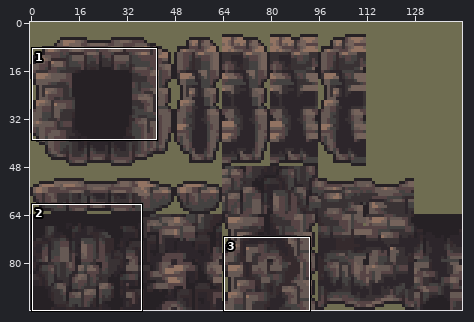
Sprite sheet, stored at images/tiles/rocks-foreground.png. Above: a wide view before the commit, with the close-up outlined.
Close-up. Old version:
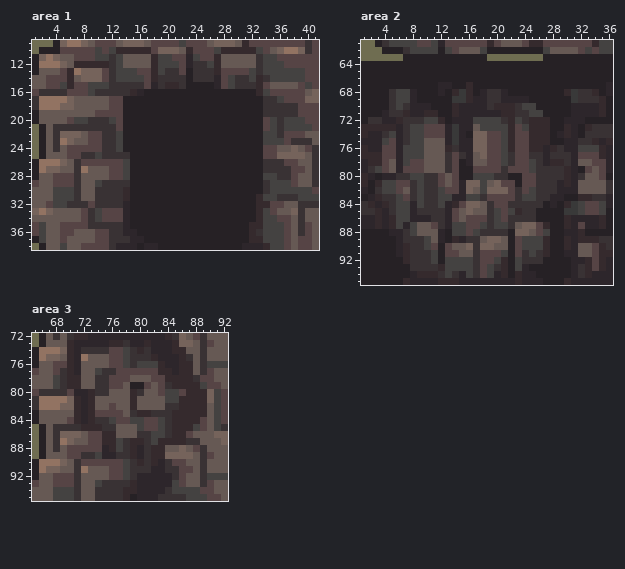
The file is 144x96 pixels. Colours within 5 levels of each other are drawn and written as one. Shown: area 1: x 1..41, y 9..38; area 2: x 1..36, y 61..95; area 3: x 65..92, y 72..95.
After the commit:
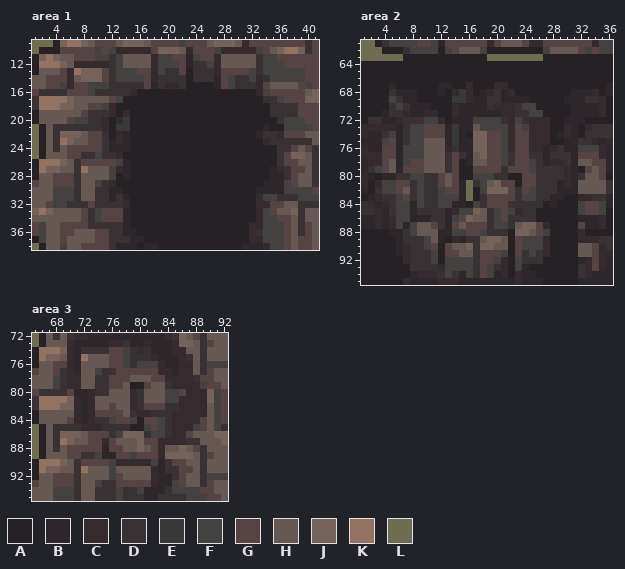
Palette (. is transparent): A #262125  B #2d262b  C #352a2d  D #393234  E #393939  F #444241  G #564445  H #665954  J #75635b  K #927362  L #6f6d51
Diff:
Changed rows in their new state; - is an unchanged pixel.
Area 1:
first column x 8:
16 --------A----------------------
17 -----F-------------------------
18 -GGFCA--------------------A----
19 GDDDCAC-------------------A----
20 ---CACE-------------------AA---
21 ---CAEE-------------------BAA--
22 ----ACB------------------BDDC--
23 ----BCB-------------------CDDD-
24 ----BBB-------------------AADDG
25 -----CA-------------------AADG-
26 -----FB-------------------AA---
27 ----FCB-------------------ABC--
28 ----FAB-------------------ABB--
29 ----CAA-------------------BBB--
30 ----BBA------------------BBBB--
31 ----B-B------------------------
32 ------C------------------------
Area 2:
first column x 5:
67 B--------------CC------------
68 -BB-----------C--C-------ABBB
69 FDB----------------------BBB-
first column x 13:
81 ---LD--------------
82 ---LA--------------
83 -F-LA--------------
84 FBBAFDG----------AA
85 -CFFJ------------AA
86 -FGJHH-----------AA
87 -GH--G-----------AA
88 B---GF-----------AA
89 -----------------AA
90 -----------------AA
91 -----------------AA
92 ------------------A
93 ------------------A
94 ------------------A
95 -----------------AA
Area 3:
first column x 75:
79 --------H
80 --------H
81 -----D---
82 -----DGGG
84 -----A---
85 --DDAAF--
86 GDFJJJ---
87 -GHHHJGG-
88 -GGHHJHG-
89 --GGFGGG-
90 -FCCC-CF-
91 -FHHHHHC-
92 -F-HHHHC-
93 --GGGGGC-
94 --FDDF---
95 --FDDD---
